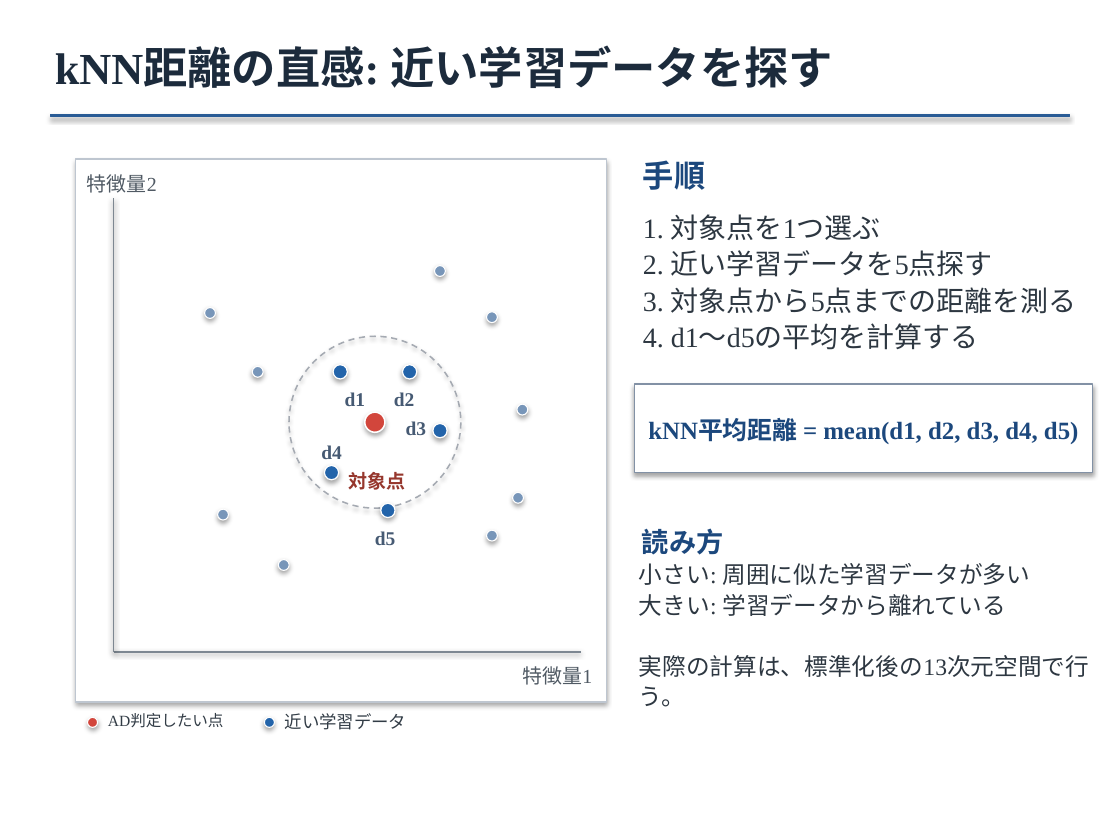
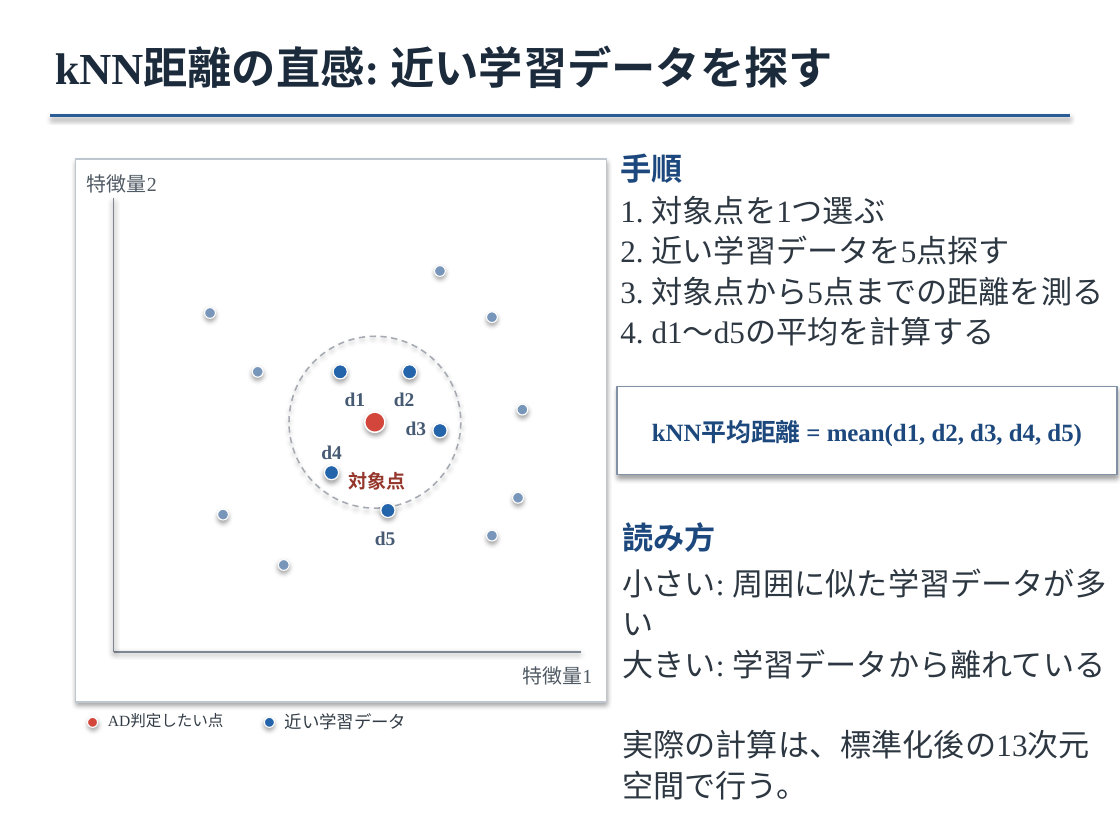
Before and after one commit to fukumoto-riku/python_seminar, a slide deck: slide 14 of 第7回/applicability-domain_2026_07_07.pptx. Drawn at 1120x840 pixels with LibreOffice and Linux fonts; fonts in the diff are those of the drawing. Boxes give left, top, right and bottom in pixels: in the first picture for what was removed or moved away, otherwise in the second. Text is boxed around its words. In the diff, an @@ line names an element or a change of style, - is before the commit and + after.

```diff
--- a/第7回/applicability-domain_2026_07_07.pptx
+++ b/第7回/applicability-domain_2026_07_07.pptx
@@ text "手順": place and size @@
-text "手順" at [643,160,705,190]
+text "手順" at [620,153,682,183]
@@ text "1. 対象点を1つ選ぶ": place and size @@
-text "1. 対象点を1つ選ぶ" at [643,214,1077,350]
+text "1. 対象点を1つ選ぶ" at [620,196,1104,346]
@@ text "1. 対象点を1つ選ぶ" at [620,196,1104,346]: size 18 to 20 pt @@
@@ rectangle "kNN平均距離 = mean(d1, d2, d3, ...": place and size @@
-rectangle "kNN平均距離 = mean(d1, d2, d3, ..." at [635,384,1093,473]
+rectangle "kNN平均距離 = mean(d1, d2, d3, ..." at [617,386,1117,475]
@@ text "読み方": place and size @@
-text "読み方" at [642,528,724,555]
+text "読み方" at [622,522,715,552]
@@ text "読み方" at [622,522,715,552]: size 17.5 to 20 pt @@
@@ text "小さい: 周囲に似た学習データが多い": place and size @@
-text "小さい: 周囲に似た学習データが多い" at [639,563,1089,707]
+text "小さい: 周囲に似た学習データが多い" at [622,568,1106,800]
@@ text "小さい: 周囲に似た学習データが多い" at [622,568,1106,800]: size 15.2 to 20 pt @@
```
Also in this commit, not shown: 11 other slides changed, 2 other files.
